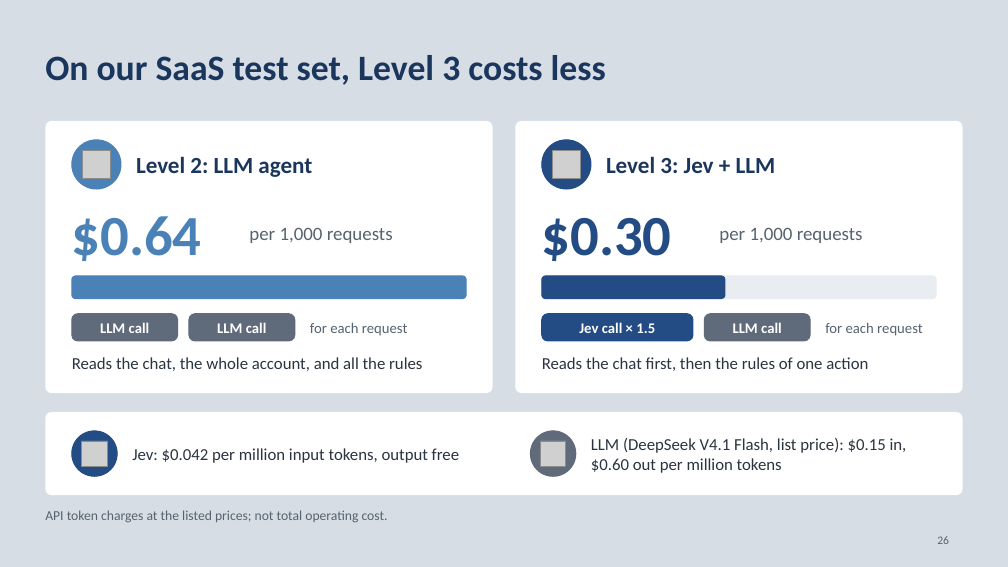
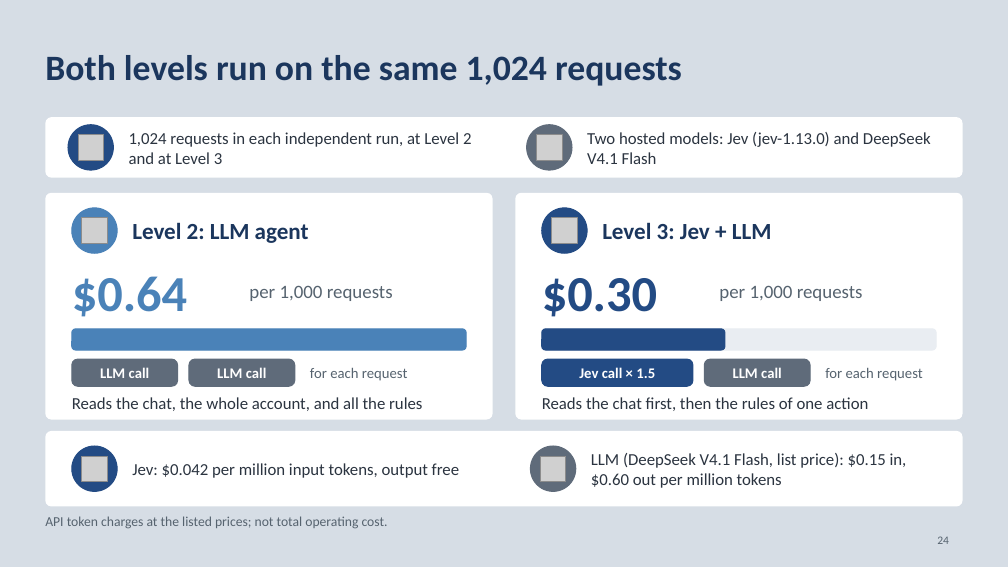
Before and after one commit to neilonthesky/english-presentation, a slide deck: slide 24 of slides/deck.pptx (slide 26 before the commit). Drawn at 1008x567 pixels with LibreOffice and Linux fonts; fonts in the diff are those of the drawing; grey boxes stand for pictures. Boxes give left, top, right and bottom in pixels: in the first picture for what was removed or moved away, otherwise in the second. Text is boxed around its words. In the diff, an @@ line names an element or a change of style, - is before the commit and + after.

```diff
--- a/slides/deck.pptx
+++ b/slides/deck.pptx
@@ text at [45,55,682,86]: text changed @@
-On our SaaS test set, Level 3 costs less
+Both levels run on the same 1,024 requests
@@ rounded rectangle added at [45,117,963,178], fill #FFFFFF @@
@@ ellipse added at [68,125,113,170], fill #234B84, outline #234B84 1 pt @@
@@ picture added at [78,135,104,160] @@
@@ text added at [129,132,471,164], 16 pt, text #2B3440 @@
+1,024 requests in each independent run, at Level 2 and at Level 3
@@ ellipse added at [527,125,572,170], fill #5F6B7A, outline #5F6B7A 1 pt @@
@@ picture added at [537,135,563,160] @@
@@ text added at [587,132,931,164], 16 pt, text #2B3440 @@
+Two hosted models: Jev (jev-1.13.0) and DeepSeek V4.1 Flash
@@ rounded rectangle: place and size @@
-rounded rectangle at [45,121,493,393]
+rounded rectangle at [45,193,493,420]
@@ ellipse: place and size @@
-ellipse at [72,140,121,189]
+ellipse at [72,208,117,253]
@@ text "Level 2: LLM agent": place and size @@
-text "Level 2: LLM agent" at [136,156,312,177]
+text "Level 2: LLM agent" at [132,222,309,243]
@@ proportions changed in 6 elements at [45,431,963,507], [72,329,467,350], [542,329,937,350], [542,329,725,350], [45,193,493,420], [516,193,963,420] @@
@@ rounded rectangle: place and size @@
-rounded rectangle at [516,121,963,393]
+rounded rectangle at [516,193,963,420]
@@ ellipse: place and size @@
-ellipse at [542,140,591,189]
+ellipse at [542,208,588,253]
@@ text "Level 3: Jev + LLM": place and size @@
-text "Level 3: Jev + LLM" at [606,156,776,173]
+text "Level 3: Jev + LLM" at [602,222,772,239]
@@ picture: place and size @@
-picture at [82,150,110,178]
+picture at [82,218,107,243]
@@ picture: place and size @@
-picture at [553,150,580,178]
+picture at [552,218,578,243]
@@ text "$0.64": place and size @@
-text "$0.64" at [72,216,202,261]
+text "$0.64" at [72,276,187,317]
@@ text "$0.64" at [72,276,187,317]: size 54 to 48 pt @@
@@ text "per 1,000 requests": place and size @@
-text "per 1,000 requests" at [249,228,393,243]
+text "per 1,000 requests" at [249,286,393,301]
@@ text "$0.30" at [542,278,657,317]: size 54 to 48 pt @@
@@ text "$0.30": place and size @@
-text "$0.30" at [542,218,672,261]
+text "$0.30" at [542,278,657,317]
@@ text "per 1,000 requests": place and size @@
-text "per 1,000 requests" at [719,228,863,243]
+text "per 1,000 requests" at [719,286,863,301]
@@ 3 rounded rectangles: place and size @@
-3 rounded rectangles at [72,276,937,299]
+3 rounded rectangles at [72,329,937,350]
@@ 4 rounded rectangles, 2 texts: place and size @@
-4 rounded rectangles, 2 texts at [72,314,923,341]
+4 rounded rectangles, 2 texts at [72,359,923,386]
@@ text "Reads the chat, the whole ...": place and size @@
-text "Reads the chat, the whole ..." at [72,357,422,371]
+text "Reads the chat, the whole ..." at [72,397,422,411]
@@ text "Reads the chat first, then ...": place and size @@
-text "Reads the chat first, then ..." at [542,357,868,371]
+text "Reads the chat first, then ..." at [542,397,868,411]
@@ rounded rectangle: place and size @@
-rounded rectangle at [45,412,963,495]
+rounded rectangle at [45,431,963,507]
@@ text "Jev: $0.042 per million input ...": place and size @@
-text "Jev: $0.042 per million input ..." at [132,448,459,463]
+text "Jev: $0.042 per million input ..." at [132,463,459,478]
@@ 2 pictures, 2 ellipses: place and size @@
-2 pictures, 2 ellipses at [72,431,576,476]
+2 pictures, 2 ellipses at [72,446,576,492]
@@ text "LLM (DeepSeek V4.1 Flash, list ...": place and size @@
-text "LLM (DeepSeek V4.1 Flash, list ..." at [591,438,907,473]
+text "LLM (DeepSeek V4.1 Flash, list ..." at [591,453,907,488]
@@ text "API token charges at the ...": place and size @@
-text "API token charges at the ..." at [45,510,388,522]
+text "API token charges at the ..." at [45,516,388,528]
```
Also in this commit, not shown: 4 other slides changed, 2 slides removed, 11 other files.
